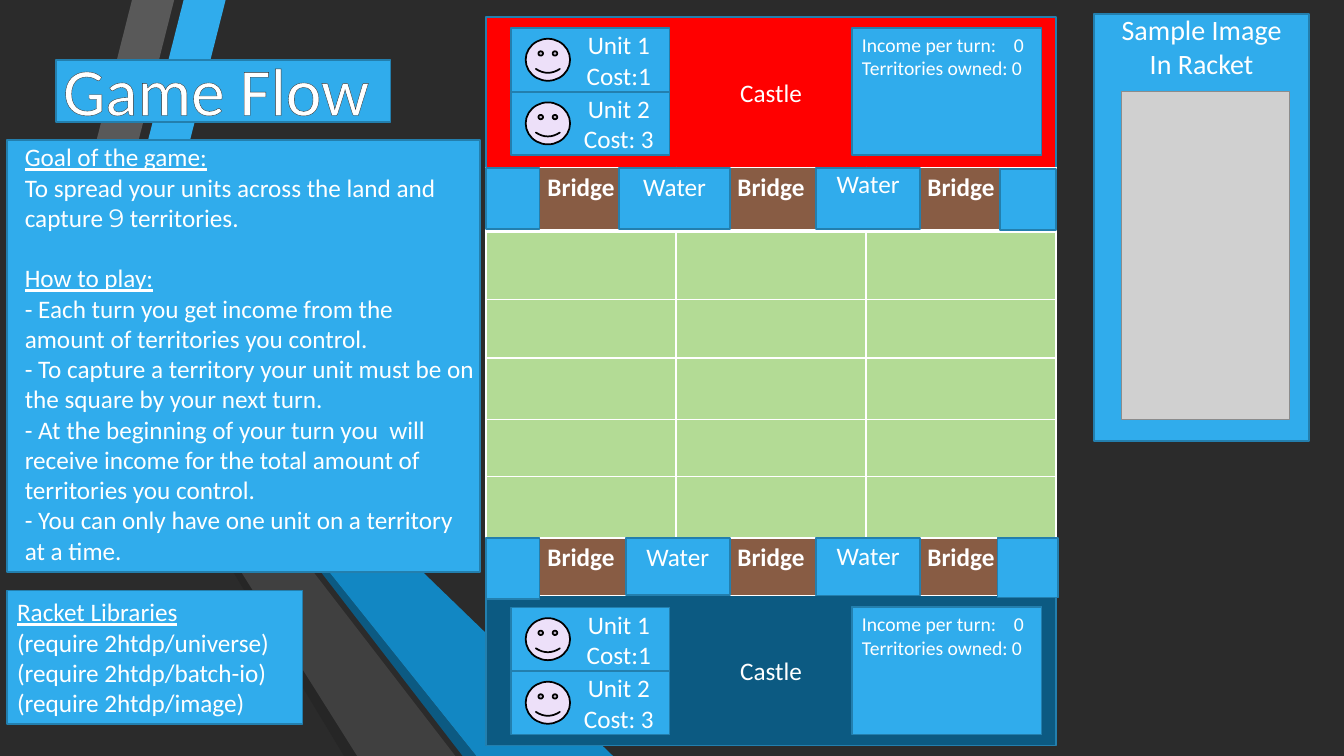
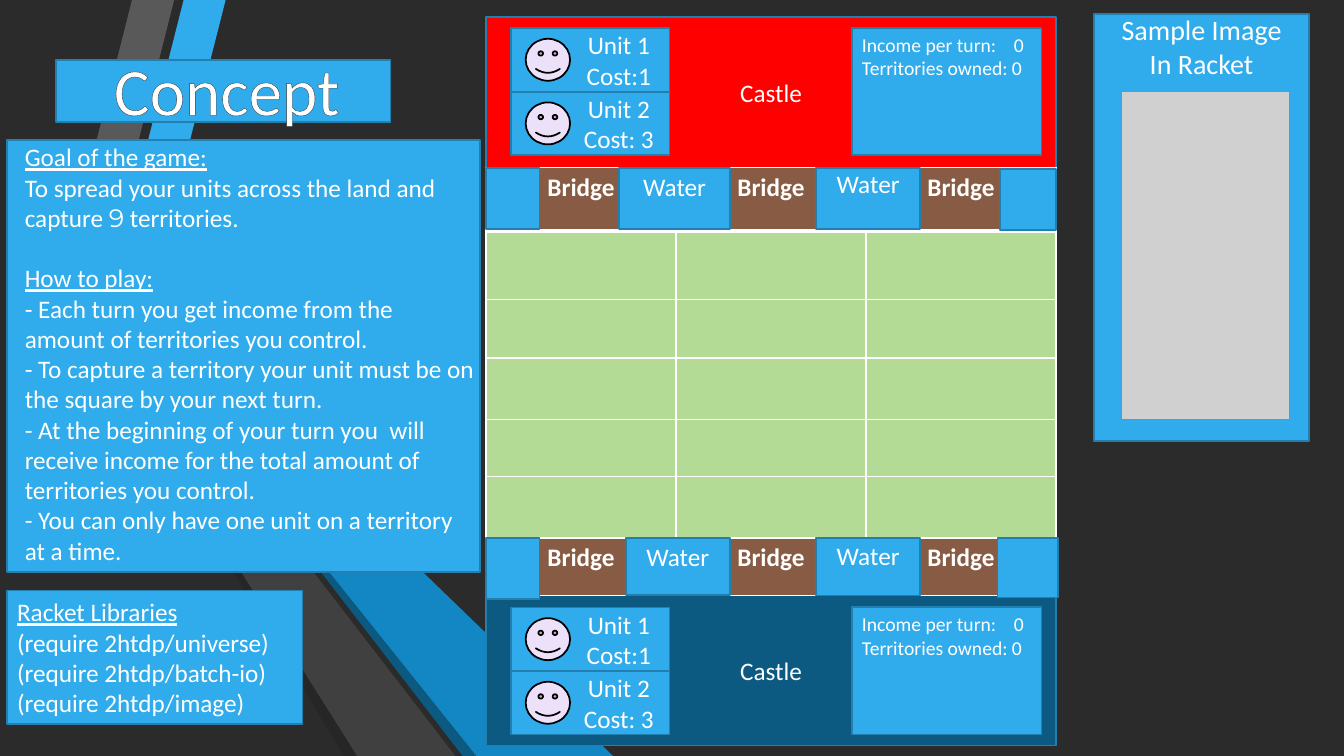
Before and after one commit to oplS16projects/Martin-and-Mulyo-RacketFantasy, a slide deck: slide 2 of RacketProject.pptx. Drawn at 1344x756 pixels with LibreOffice and Linux fonts; fonts in the diff are those of the drawing; grey boxes stand for pictures; background and template pictures are left out; a plain dark background stands for a picture behind light text. Boxes give left, top, right and bottom in pixels: in the first picture for what was removed or moved away, otherwise in the second. Text is boxed around its words. In the diff, an @@ line names an element or a change of style, - is before the commit and + after.

Commit message:
One little change

```diff
--- a/RacketProject.pptx
+++ b/RacketProject.pptx
@@ text at [114,60,340,132]: text changed @@
-Game Flow
+Concept
```
